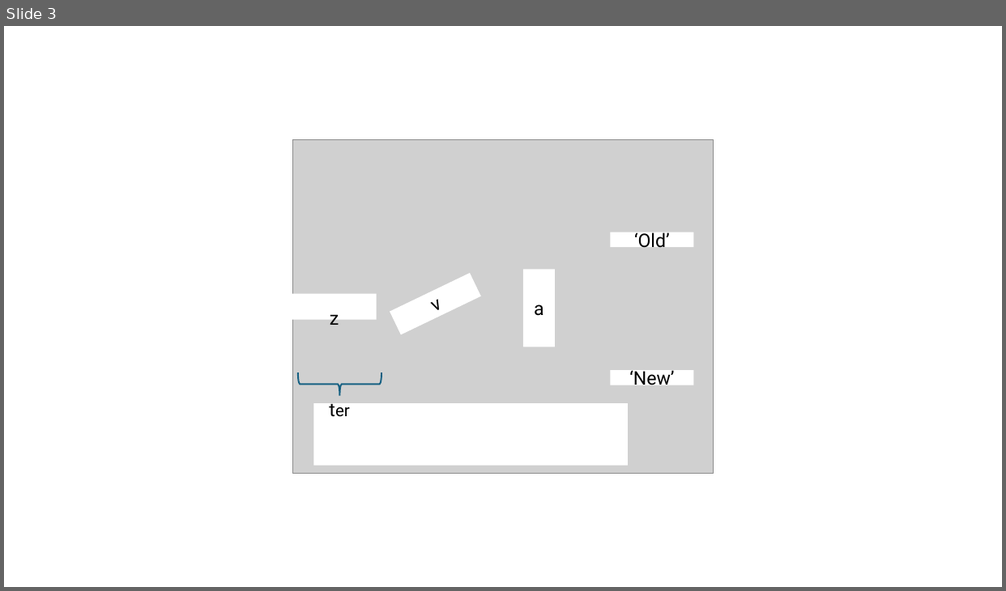
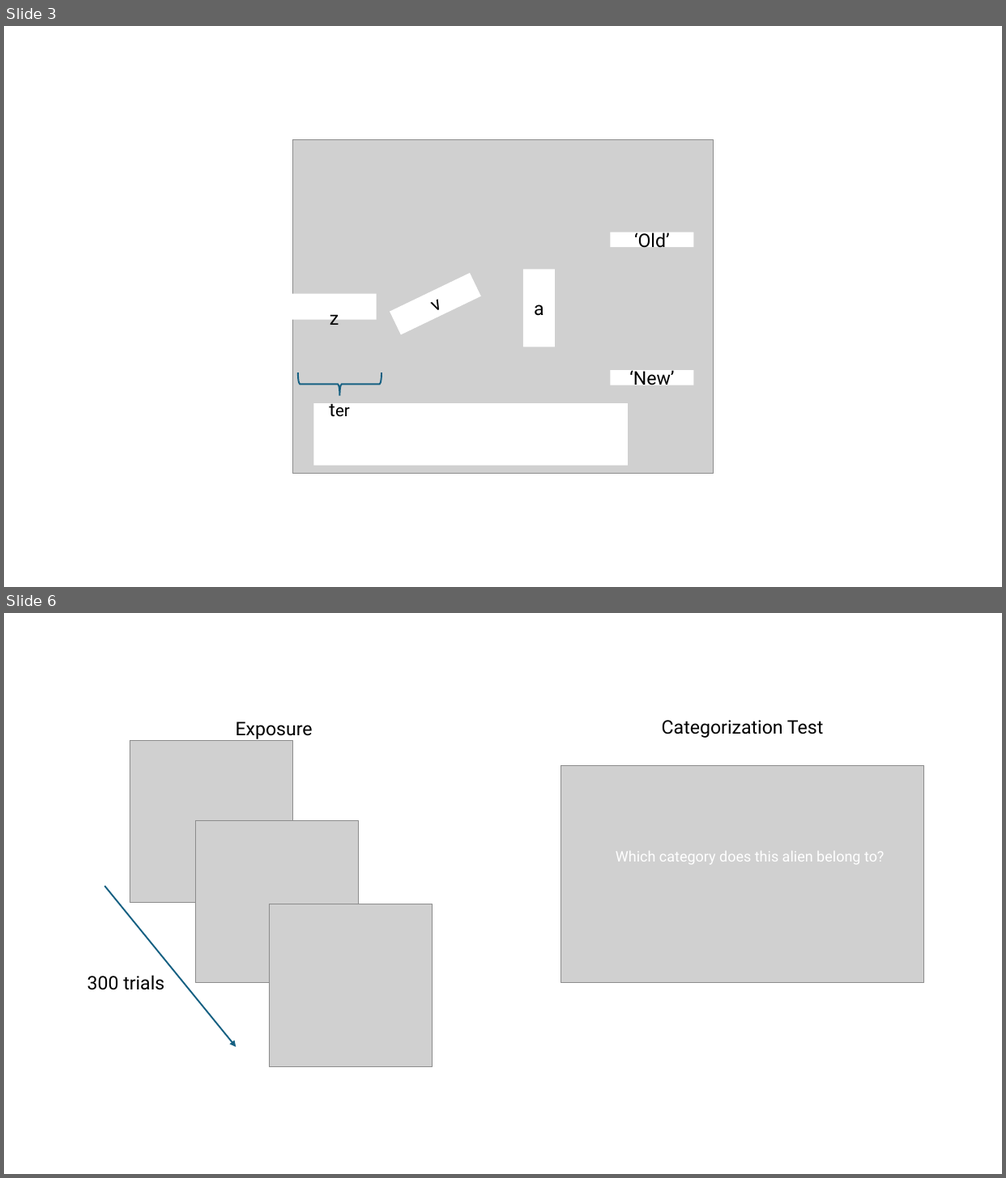
Before and after one commit to tejas-savalia/umass-dissertation, a slide deck: chapter_notebooks/figure_editor.pptx. Shown one above the other, each under a label of ours: slide 3 before the commit, slides 3 and 6 after it; the slides between them are not shown. The pictures are 1006x591 and 1006x1178 pixels, drawn with LibreOffice and Linux fonts; fonts in the diff are those of the drawing; grey boxes stand for pictures. Boxes give left, top, right and bottom in pixels: in the first picture for what was removed or moved away, otherwise in the second. Text is boxed around its words. In the diff, an @@ line names an element or a change of style, - is before the commit and + after.

```diff
--- a/chapter_notebooks/figure_editor.pptx
+++ b/chapter_notebooks/figure_editor.pptx
@@ slide 6 added at <box>4,613,1002,1174</box>, background #FFFFFF @@
@@ text added at <box>236,722,313,739</box>, 18 pt, text #000000 @@
+Exposure
@@ text added at <box>662,720,823,738</box>, 18 pt, text #000000 @@
+Categorization Test
@@ picture added at <box>130,740,292,903</box> @@
@@ picture added at <box>561,766,924,983</box> @@
@@ picture added at <box>196,820,358,983</box> @@
@@ text added at <box>616,851,884,864</box>, 14 pt, text #FFFFFF @@
+Which category does this alien belong to?
@@ arrow added from (105, 886) to (236, 1047), #156082 1.5 pt @@
@@ picture added at <box>270,905,432,1067</box> @@
@@ text added at <box>87,975,164,990</box>, 18 pt, text #000000 @@
+300 trials
```
Also in this commit, not shown: 1 slide changed, 1 other slide added, 32 other files.
